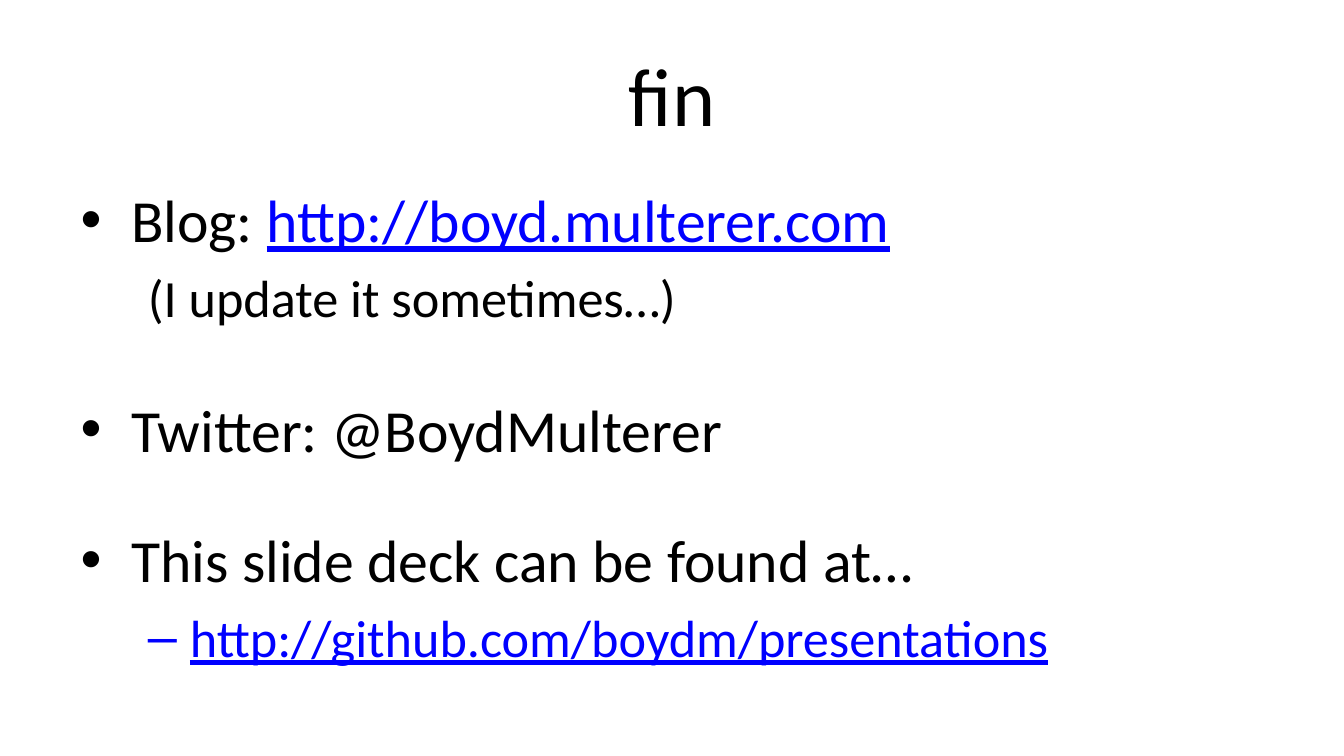
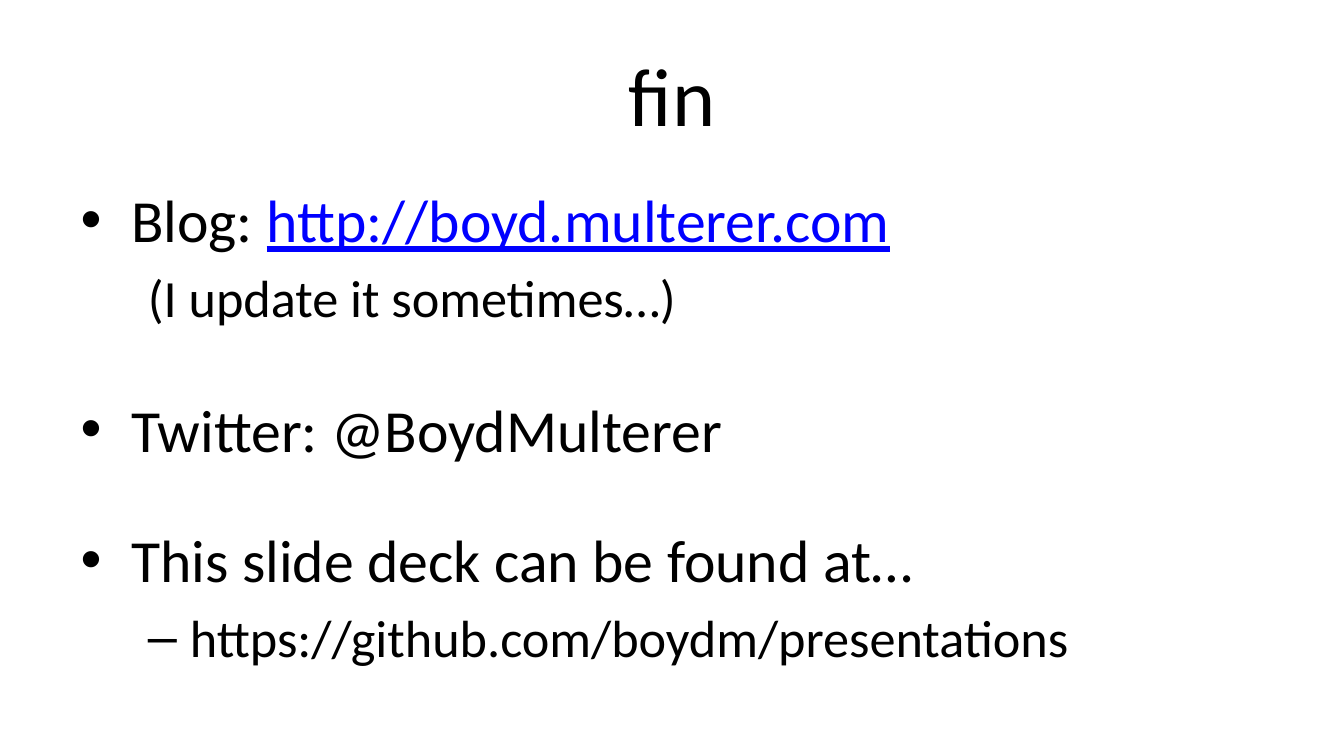
Before and after one commit to boydm/presentations, a slide deck: slide 17 of fmx_2015.16x9.pptx. Drawn at 1344x756 pixels with LibreOffice and Linux fonts; fonts in the diff are those of the drawing. Boxes give left, top, right and bottom in pixels: in the first picture for what was removed or moved away, otherwise in the second. Text is boxed around its words. In the diff, an @@ line names an element or a change of style, - is before the commit and + after.

Commit message:
minor updates

```diff
--- a/fmx_2015.16x9.pptx
+++ b/fmx_2015.16x9.pptx
@@ text at (190,620,1068,666): text changed; text colour #0000FF to #000000 @@
-  – http://github.com/boydm/presentations
+  – https://github.com/boydm/presentations
```
Also in this commit, not shown: 1 other slide changed.
